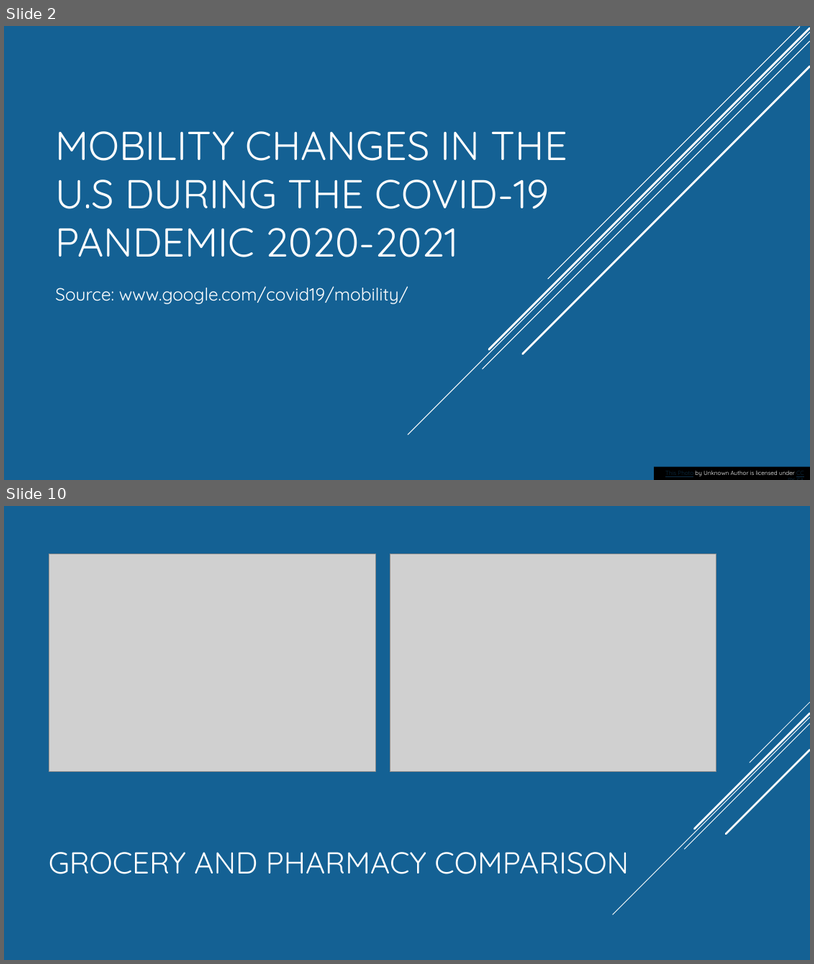
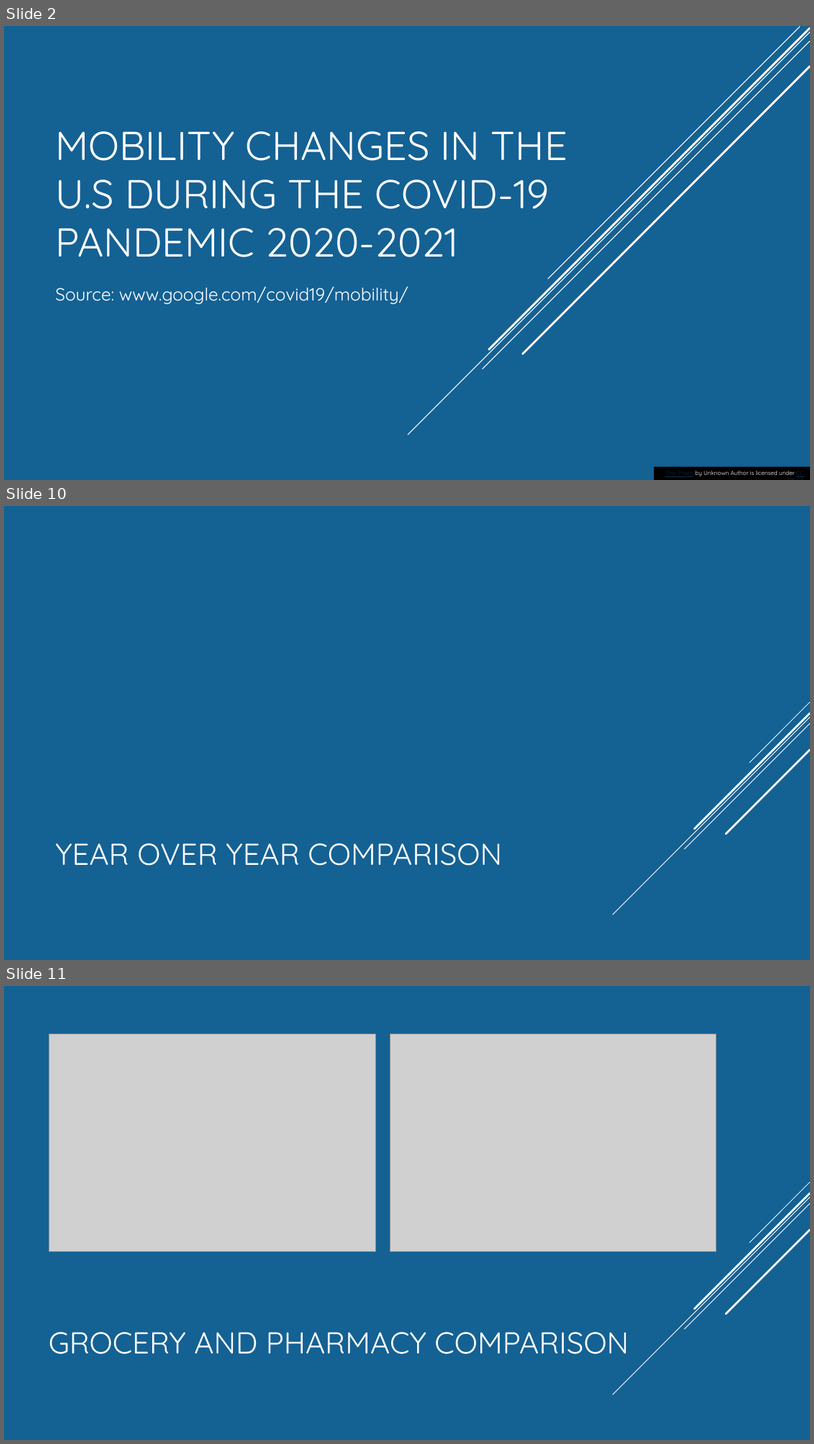
Before and after one commit to Munseaux/Pandemic-Movement, a slide deck: presentation.pptx. Shown one above the other, each under a label of ours: slides 2 and 10 before the commit, slides 2, 10 and 11 after it; the slides between them are not shown. The pictures are 814x964 and 814x1444 pixels, drawn with LibreOffice and Linux fonts; fonts in the diff are those of the drawing; grey boxes stand for pictures; background and template pictures are left out. Boxes give left, top, right and bottom in pixels: in the first picture for what was removed or moved away, otherwise in the second. Text is boxed around its words. In the diff, an @@ line names an element or a change of style, - is before the commit and + after.

```diff
--- a/presentation.pptx
+++ b/presentation.pptx
@@ slide 10 added at bbox=[4, 506, 810, 960], background #146194; not listed: 5 template elements that a slide beside it also shows @@
@@ title added at bbox=[55, 843, 502, 865], 36 pt, text #FFFFFF @@
+YEAR OVER YEAR COMPARISON
@@ what was slide 10 is now slide 11 @@
```
Also in this commit, not shown: 6 slides changed, 5 other slides added, 1 slide removed.
